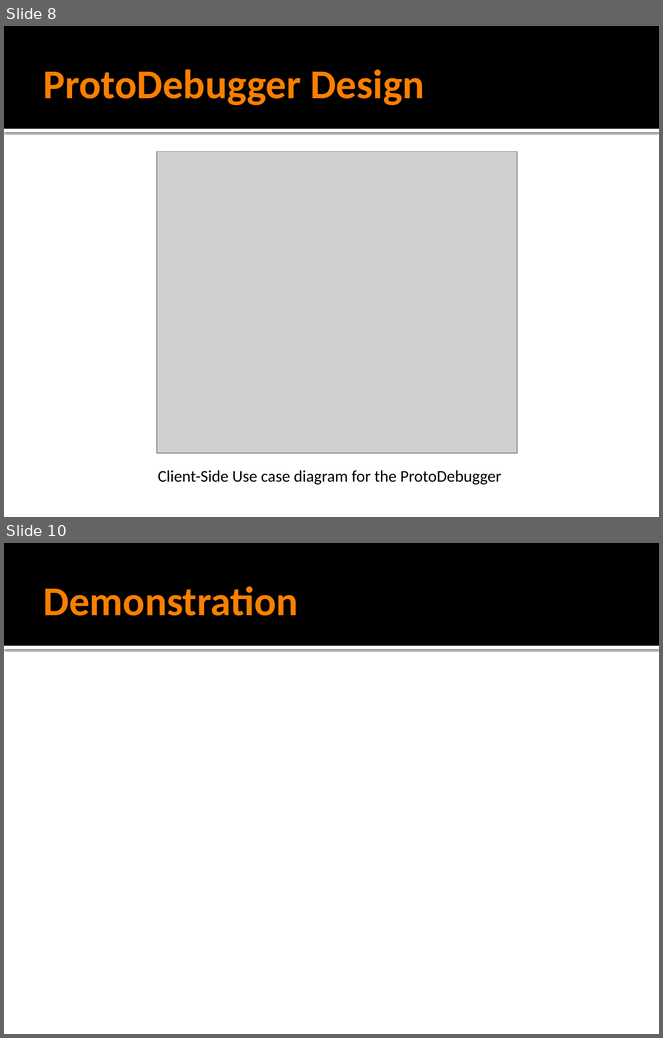
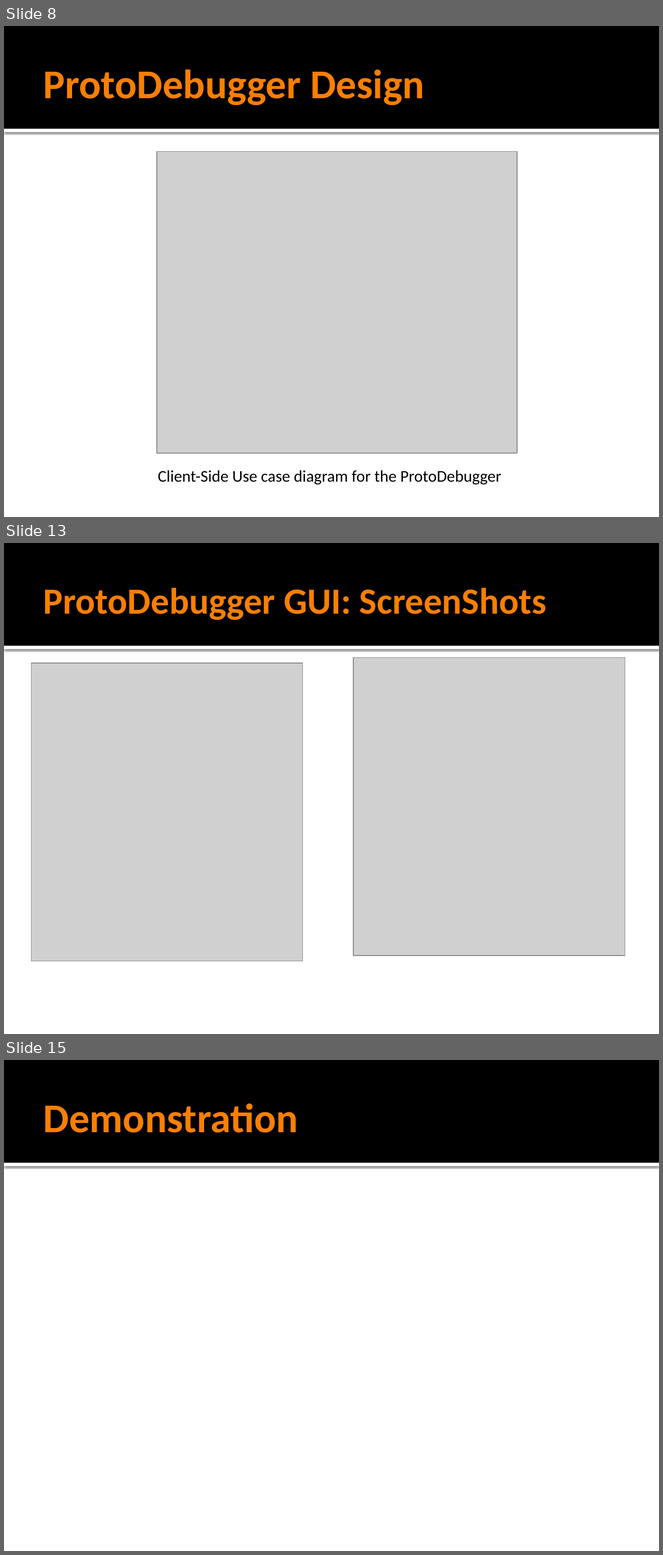
Before and after one commit to dolordecorus/ProtoCapstonProject, a slide deck: Documents/ProtoDebuggerPresentation.pptx. Shown one above the other, each under a label of ours: slides 8 and 10 before the commit, slides 8, 13 and 15 after it; the slides between them are not shown. The pictures are 663x1038 and 663x1555 pixels, drawn with LibreOffice and Linux fonts; fonts in the diff are those of the drawing; grey boxes stand for pictures. Boxes give left, top, right and bottom in pixels: in the first picture for what was removed or moved away, otherwise in the second. Text is boxed around its words. In the diff, an @@ line names an element or a change of style, - is before the commit and + after.

```diff
--- a/Documents/ProtoDebuggerPresentation.pptx
+++ b/Documents/ProtoDebuggerPresentation.pptx
@@ slide 13 added at [4,543,659,1034], background #FFFFFF; not listed: 2 template elements that a slide beside it also shows @@
@@ title added at [44,588,546,620], 40.5 pt, text #F97F00, bold @@
+ProtoDebugger GUI: ScreenShots
@@ picture added at [32,663,304,961] @@
@@ picture added at [353,657,625,956] @@
@@ what was slide 10 is now slide 15 @@
```
Also in this commit, not shown: 1 slide changed, 4 other slides added, 6 other files.
